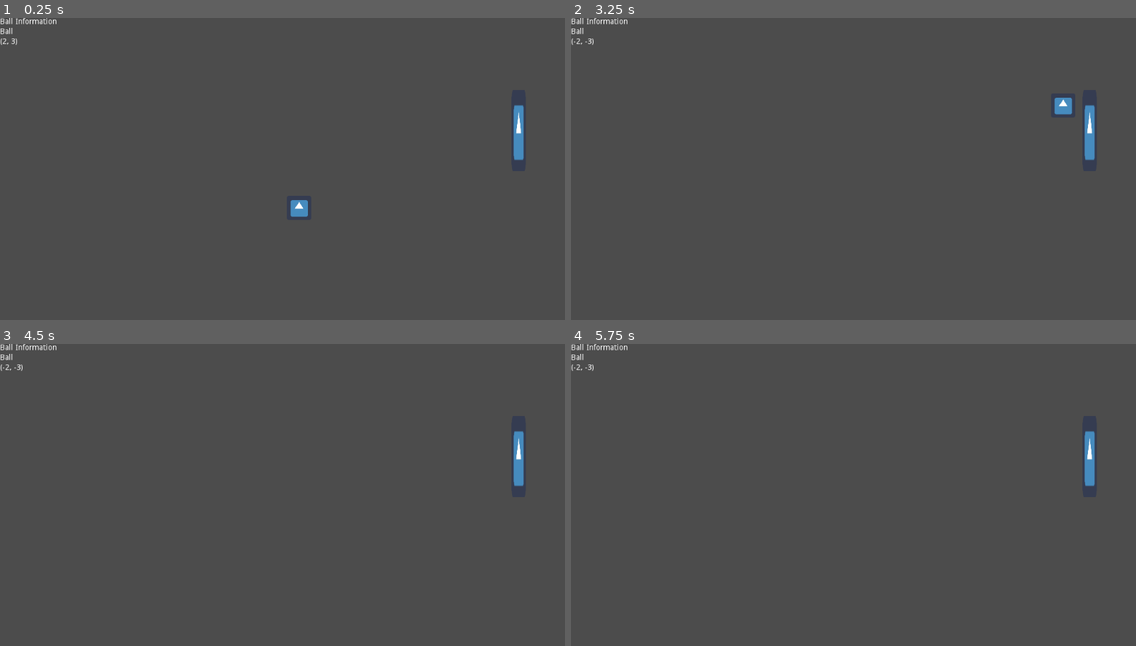
Above: before the commit, frames 1-4 (two rows, left to right).
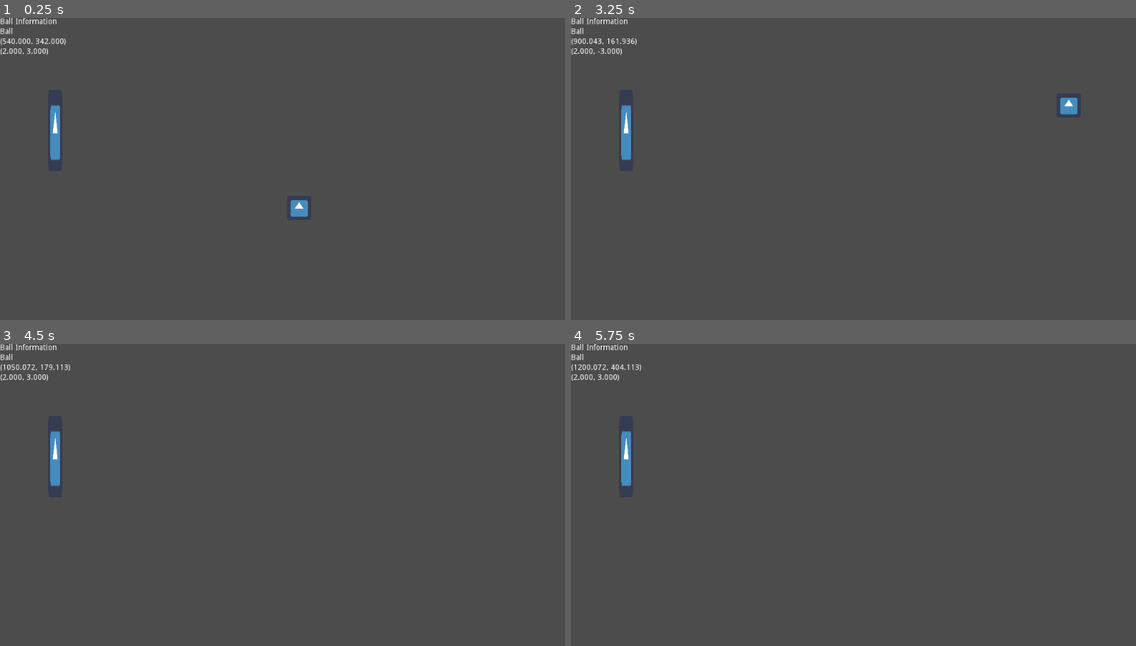
Above: after the commit, the same moments.

Repository: UoSGamesStudio/pong
Game: Godot game, scene res://main.tscn
The game is run twice, just before and just after one commit, with the same random seed, the same clock (stepped at 60 frames per second) and the same inputs. Before the commit the project starts from res://Scenes/main.tscn. The engine's default icon, where the game draws it, is replaced by a stand-in: a white triangle on a blue panel in a dark square.
Inputs:
- Up to frame 1 (0.25 s): no input
- Up to frame 2 (3.25 s): no input
- Up to frame 3 (4.5 s): no input
- Up to frame 4 (5.75 s): tap Enter at 5 s

The runs differ from the first frame. In frame 1, 0.9% of the frame differs, in the area x 0-93%, y 6-48%; in frame 2, 1.0%; in frame 3, 0.9%; in frame 4, 0.9%.

Commit message:
Added goal scoring; Better ball debugging

Diff:
--- a/Autoload/Debug/Ball/DbBall.tscn
+++ b/Autoload/Debug/Ball/DbBall.tscn
@@ -24,4 +24,8 @@
 margin_top = 18.0
 margin_bottom = 32.0
 
+[node name="Position" parent="C" instance=ExtResource( 1 )]
+
 [node name="Valocity" parent="C" instance=ExtResource( 1 )]
+margin_top = 54.0
+margin_bottom = 68.0
--- a/Autoload/Debug/Ball/db_ball.gd
+++ b/Autoload/Debug/Ball/db_ball.gd
@@ -2,19 +2,23 @@
 class_name DbBall
 
 onready var _name: DebugLog = $C/Name
+onready var _position: DebugLog = $C/Position
 onready var _velocity: DebugLog = $C/Valocity
 
-onready var _main: Main = get_node("/root/Main")
 var _ball: Ball
+
+const v2_format := "(%.3f, %.3f)"
 
 func set_ball(ball: Ball) -> void:
 	_ball = ball
 
-func _ready() -> void:
-	var main: Main = get_node("/root/Main")
-	set_ball(main._ball)
+func _process(delta: float) -> void:
+	if _ball == null:
+		return
 
-func _process(delta: float) -> void:
-	if _main._ball != null:
-		_name.set_info(_main._ball.name)
-		_velocity.set_info(str(_main._ball.velocity))
+	_name.set_info(_ball.name)
+	_position.set_info(_format_vector2(_ball.position))
+	_velocity.set_info(_format_vector2(_ball.velocity))
+
+func _format_vector2(v2: Vector2) -> String:
+	return v2_format % [v2.x, v2.y]
--- /dev/null
+++ b/Autoload/Debug/Ball/db_ball_manager.gd
@@ -0,0 +1,38 @@
+extends Node
+class_name DbBallManager
+"""
+class DbBallManager
+Responsible for DbBall nodes
+"""
+
+export(PackedScene) var scn_db_ball : PackedScene
+
+var _db_ball_instances := []
+var _main : Node
+
+func _ready() -> void:
+	SignalTower.connect("stage_loaded", self, "_on_stage_loaded")
+
+	_main = get_node("/root/Main")
+	# Should extend here with code to find nodes that aren't autoloads
+
+func _on_stage_loaded() -> void:
+	var db_ball_index := -1
+
+	for child in ExNode.get_all_children(get_tree().root):
+		if child is Ball:
+			db_ball_index += 1
+			var db_ball: DbBall
+			if db_ball_index >= _db_ball_instances.size():
+				db_ball = scn_db_ball.instance()
+				add_child(db_ball)
+				_db_ball_instances.append(db_ball)
+			else:
+				db_ball = _db_ball_instances[db_ball_index]
+
+			db_ball.set_ball(child)
+
+	# Remove redundant DbBall
+	for i in range(_db_ball_instances.size() - 1, db_ball_index, -1):
+		remove_child(_db_ball_instances[i])
+		_db_ball_instances.remove(i)
--- a/Autoload/Debug/Debug.tscn
+++ b/Autoload/Debug/Debug.tscn
@@ -1,14 +1,17 @@
-[gd_scene load_steps=2 format=2]
+[gd_scene load_steps=4 format=2]
 
 [ext_resource path="res://Autoload/Debug/Ball/DbBall.tscn" type="PackedScene" id=1]
+[ext_resource path="res://Autoload/Debug/debug.gd" type="Script" id=2]
+[ext_resource path="res://Autoload/Debug/Ball/db_ball_manager.gd" type="Script" id=3]
 
 [node name="Debug" type="Control"]
 anchor_right = 1.0
 anchor_bottom = 1.0
+script = ExtResource( 2 )
 __meta__ = {
 "_edit_use_anchors_": false
 }
 
-[node name="DbBall" parent="." instance=ExtResource( 1 )]
-margin_right = -895.0
-margin_bottom = -529.0
+[node name="DbBallManager" type="Node" parent="."]
+script = ExtResource( 3 )
+scn_db_ball = ExtResource( 1 )
--- /dev/null
+++ b/Autoload/Debug/debug.gd
@@ -0,0 +1,5 @@
+extends Control
+"""
+autoload Debug
+Prints debug information and provides useful functionality for debugging
+"""
--- /dev/null
+++ b/Autoload/signal_tower.gd
@@ -0,0 +1,8 @@
+extends Node
+"""
+autolaod SignalTower
+A Hub for major signals to get fired through
+Reserved for general signals only
+"""
+
+signal stage_loaded
--- /dev/null
+++ b/Ball/Ball.tscn
@@ -0,0 +1,26 @@
+[gd_scene load_steps=5 format=2]
+
+[ext_resource path="res://Scripts/ball.gd" type="Script" id=1]
+[ext_resource path="res://icon.png" type="Texture" id=2]
+[ext_resource path="res://Scripts/goal_scorer.gd" type="Script" id=3]
+
+[sub_resource type="CircleShape2D" id=1]
+radius = 28.0
+
+[node name="Ball" type="KinematicBody2D"]
+position = Vector2( 512, 300 )
+collision_layer = 12
+collision_mask = 4
+script = ExtResource( 1 )
+velocity = Vector2( 2, 3 )
+
+[node name="Sprite" type="Sprite" parent="."]
+scale = Vector2( 0.7, 0.7 )
+texture = ExtResource( 2 )
+
+[node name="CollisionShape2D" type="CollisionShape2D" parent="."]
+shape = SubResource( 1 )
+
+[node name="GoalScorer" type="Node" parent="."]
+script = ExtResource( 3 )
+points = 3
--- /dev/null
+++ b/Dev/DevStage001.tscn
@@ -0,0 +1,29 @@
+[gd_scene load_steps=4 format=2]
+
+[ext_resource path="res://Stage/Goal.tscn" type="PackedScene" id=2]
+[ext_resource path="res://Stage/Wall.tscn" type="PackedScene" id=3]
+[ext_resource path="res://Scripts/Stage/stage.gd" type="Script" id=5]
+
+[node name="DevStage001" type="Node2D"]
+script = ExtResource( 5 )
+
+[node name="Camera2D" type="Camera2D" parent="."]
+offset = Vector2( 512, 300 )
+current = true
+
+[node name="WallSouth" parent="." instance=ExtResource( 3 )]
+position = Vector2( 500, 580 )
+
+[node name="WallNorth" parent="." instance=ExtResource( 3 )]
+position = Vector2( 500, 0 )
+
+[node name="GoalArea" parent="." instance=ExtResource( 2 )]
+
+[node name="BallSpawnPosition" type="Node2D" parent="."]
+position = Vector2( 550.828, 271.445 )
+
+[node name="Node2D2" type="Node2D" parent="."]
+position = Vector2( 439.71, 250.809 )
+
+[node name="Node2D3" type="Node2D" parent="."]
+position = Vector2( 463.521, 246.047 )
--- a/Stage/Paddle/paddle_controller.tscn
+++ b/Paddle/paddle_controller.tscn
@@ -13,7 +13,6 @@
 extents = Vector2( 15, 75 )
 
 [node name="PaddleController" type="KinematicBody2D"]
-position = Vector2( 940, 204.863 )
 script = ExtResource( 1 )
 
 [node name="Sprite" type="Sprite" parent="."]
@@ -40,4 +39,5 @@
 [node name="Timer" type="Timer" parent="Dash"]
 wait_time = 0.001
 one_shot = true
+
 [connection signal="timeout" from="Dash/Timer" to="Dash" method="_on_Timer_timeout"]
--- a/Scenes/main.tscn
+++ /dev/null
@@ -1,38 +0,0 @@
-[gd_scene load_steps=7 format=2]
-
-[ext_resource path="res://Stage/Paddle/paddle_controller.tscn" type="PackedScene" id=1]
-[ext_resource path="res://icon.png" type="Texture" id=2]
-[ext_resource path="res://Scripts/ball.gd" type="Script" id=3]
-[ext_resource path="res://Stage/Wall.tscn" type="PackedScene" id=4]
-[ext_resource path="res://Scripts/main.gd" type="Script" id=5]
-
-[sub_resource type="CircleShape2D" id=1]
-radius = 28.0
-
-[node name="Main" type="Node"]
-script = ExtResource( 5 )
-
-[node name="Camera2D" type="Camera2D" parent="."]
-offset = Vector2( 512, 300 )
-current = true
-
-[node name="PaddleController" parent="." instance=ExtResource( 1 )]
-acceleration = 7.185
-deceleration_multiplier = 2.408
-
-[node name="Ball" type="KinematicBody2D" parent="."]
-position = Vector2( 512, 300 )
-collision_layer = 4
-collision_mask = 4
-script = ExtResource( 3 )
-velocity = Vector2( 2, 3 )
-
-[node name="Sprite" type="Sprite" parent="Ball"]
-scale = Vector2( 0.7, 0.7 )
-texture = ExtResource( 2 )
-
-[node name="CollisionShape2D" type="CollisionShape2D" parent="Ball"]
-shape = SubResource( 1 )
-
-[node name="WallSouth" parent="." instance=ExtResource( 4 )]
-position = Vector2( 500, 580 )
--- a/Scripts/Paddle/paddle.gd
+++ b/Scripts/Paddle/paddle.gd
@@ -5,40 +5,37 @@
 export(float, 0.0, 10.0) var acceleration: float = 2
 export(float, 0.1, 5.0) var deceleration_multiplier := 2.0
 
-onready var ball_reactor: PaddleBallReactor = $BallCollider
-onready var input: InputNode = $Input
+onready var _ball_reactor: PaddleBallReactor = $BallCollider
+onready var _input: InputNode = $Input
 
-var velocity := Vector2()
+var _velocity := Vector2()
 
 func set_input(input: String) -> void:
-	self.input.keyboard_input_index = input
-
-func _ready() -> void:
-	pass
+	_input.keyboard_input_index = input
 
 func _process(delta: float) -> void:
-	var c := input.get_control()
+	var c := _input.get_control()
 
-	var old_vel := velocity
+	var old_vel := _velocity
 
 	# We are decelerating
 	if c == Vector2():
-		c = -velocity.normalized() * deceleration_multiplier
+		c = -_velocity.normalized() * deceleration_multiplier
 
-		velocity += c * acceleration * delta
+		_velocity += c * acceleration * delta
 
 		# If this is the case, that means we have overshot durine
-		if sign(old_vel.x) != sign(velocity.x) && sign(old_vel.y) != sign(velocity.y):
-			velocity = Vector2()
+		if sign(old_vel.x) != sign(_velocity.x) && sign(old_vel.y) != sign(_velocity.y):
+			_velocity = Vector2()
 	else:
-		velocity += c * acceleration * delta
+		_velocity += c * acceleration * delta
 
 
-	velocity.x = clamp(velocity.x, -speed, speed)
-	velocity.y = clamp(velocity.y, -speed, speed)
+	_velocity.x = clamp(_velocity.x, -speed, speed)
+	_velocity.y = clamp(_velocity.y, -speed, speed)
 
-	var collision := move_and_collide(velocity)
+	var collision := move_and_collide(_velocity)
 	if collision:
-		velocity = Vector2()
+		_velocity = Vector2()
 
-	ball_reactor.velocity = velocity
+	_ball_reactor.velocity = _velocity
--- a/Scripts/Paddle/paddle_ball_reactor.gd
+++ b/Scripts/Paddle/paddle_ball_reactor.gd
@@ -3,5 +3,5 @@
 
 var velocity := Vector2()
 
-func on_ball_collision(velocity: Vector2, normal: Vector2) -> Vector2:
-	return .on_ball_collision(velocity, normal) + self.velocity
+func on_ball_collision(vel: Vector2, normal: Vector2) -> Vector2:
+	return .on_ball_collision(vel, normal) + velocity
--- /dev/null
+++ b/Scripts/Stage/stage.gd
@@ -0,0 +1,33 @@
+extends Node2D
+class_name Stage
+"""
+class Stage
+The arena in which the games take place.
+Stage scenes should only contain:
+- Ball and Player spawn points
+- the walls
+- the goals
+- the camera
+- anything visual pertaining to the above
+"""
+
+signal stage_loaded
+
+export(NodePath) var _ball_spawn_path : NodePath
+
+var _ball_spawn: Node2D
+
+func get_ball_spawn_positon() -> Node2D:
+	return _ball_spawn
+
+func _ready():
+	_ball_spawn = get_node(_ball_spawn_path)
+
+	for child in get_children():
+		if child is GoalArea:
+			child.connect("goal_scored", self, "_on_goal_scored")
+
+	emit_signal("stage_loaded")
+
+func _on_goal_scored(goal_scorer: GoalScorer, goal_area: GoalArea) -> void:
+	print("GOAAAAAAAAAAL")
--- a/Scripts/ball.gd
+++ b/Scripts/ball.gd
@@ -2,6 +2,10 @@
 class_name Ball
 
 export var velocity := Vector2(2.0, 0.0)
+onready var goal_scorer: GoalScorer = $GoalScorer
+
+func get_goal_scorer() -> GoalScorer:
+	return goal_scorer
 
 # Called every frame. 'delta' is the elapsed time since the previous frame.
 func _process(delta):
--- /dev/null
+++ b/Scripts/goal_area.gd
@@ -0,0 +1,8 @@
+extends Area2D
+class_name GoalArea
+
+signal goal_scored(goal_scorer, goal_area)
+
+func _on_GoalArea_body_entered(body: Node) -> void:
+	if body.has_method("get_goal_scorer"):
+		emit_signal("goal_scored", body.get_goal_scorer(), self)
--- a/Scenes/wall.gd
+++ b/Scripts/goal_scorer.gd
@@ -1,8 +1,12 @@
-extends StaticBody2D
-class_name Wall
+extends Node
+class_name GoalScorer
 
-export var bounciness : float = 1.0
+export var points := 1
 
+
+# Declare member variables here. Examples:
+# var a = 2
+# var b = "text"
 
 
 # Called when the node enters the scene tree for the first time.
--- a/Scripts/main.gd
+++ b/Scripts/main.gd
@@ -1,19 +1,19 @@
 extends Node
 class_name Main
+"""
+class Main
+Manages the lifetime of the game.
+Responsible for loading and unloading stages, the players and the ball.
+"""
+
+func _ready():
+	SignalTower.emit_signal("stage_loaded")
 
 
-onready var _ball: Ball = $Ball
+func _commence_game() -> void:
+	# First, we load the stage
 
-# Declare member variables here. Examples:
-# var a = 2
-# var b = "text"
+	# Next, we load the players
 
-
-# Called when the node enters the scene tree for the first time.
-func _ready():
-	pass # Replace with function body.
-
-
-# Called every frame. 'delta' is the elapsed time since the previous frame.
-#func _process(delta):
-#	pass
+	# Finally we load the ball
+	pass
--- /dev/null
+++ b/Scripts/node_helper.gd
@@ -0,0 +1,12 @@
+class_name ExNode
+
+static func get_all_children(node: Node) -> Array:
+	if node.get_child_count() == 0:
+		return []
+
+	var children := []
+	for child in node.get_children():
+		children.append(child)
+		children.append_array(get_all_children(child))
+
+	return children
--- /dev/null
+++ b/Stage/Goal.tscn
@@ -0,0 +1,17 @@
+[gd_scene load_steps=3 format=2]
+
+[ext_resource path="res://Scripts/goal_area.gd" type="Script" id=1]
+
+[sub_resource type="RectangleShape2D" id=1]
+extents = Vector2( 50, 300 )
+
+[node name="Area2D" type="Area2D"]
+position = Vector2( 1080, 290 )
+collision_layer = 0
+collision_mask = 8
+script = ExtResource( 1 )
+
+[node name="CollisionShape2D" type="CollisionShape2D" parent="."]
+shape = SubResource( 1 )
+
+[connection signal="body_entered" from="." to="." method="_on_GoalArea_body_entered"]
--- /dev/null
+++ b/main.tscn
@@ -0,0 +1,18 @@
+[gd_scene load_steps=5 format=2]
+
+[ext_resource path="res://Ball/Ball.tscn" type="PackedScene" id=1]
+[ext_resource path="res://Scripts/main.gd" type="Script" id=2]
+[ext_resource path="res://Dev/DevStage001.tscn" type="PackedScene" id=3]
+[ext_resource path="res://Paddle/paddle_controller.tscn" type="PackedScene" id=5]
+
+[node name="Main" type="Node"]
+script = ExtResource( 2 )
+
+[node name="PaddleController" parent="." instance=ExtResource( 5 )]
+position = Vector2( 100, 204.863 )
+acceleration = 7.185
+deceleration_multiplier = 2.408
+
+[node name="Ball" parent="." instance=ExtResource( 1 )]
+
+[node name="DevStage001" parent="." instance=ExtResource( 3 )]
--- a/project.godot
+++ b/project.godot
@@ -29,12 +29,32 @@
 "language": "GDScript",
 "path": "res://Autoload/Debug/Ball/db_ball.gd"
 }, {
+"base": "Node",
+"class": "DbBallManager",
+"language": "GDScript",
+"path": "res://Autoload/Debug/Ball/db_ball_manager.gd"
+}, {
 "base": "Label",
 "class": "DebugLog",
 "language": "GDScript",
 "path": "res://Autoload/Debug/log.gd"
 }, {
 "base": "Reference",
+"class": "ExNode",
+"language": "GDScript",
+"path": "res://Scripts/node_helper.gd"
+}, {
+"base": "Area2D",
+"class": "GoalArea",
+"language": "GDScript",
+"path": "res://Scripts/goal_area.gd"
+}, {
+"base": "Node",
+"class": "GoalScorer",
+"language": "GDScript",
+"path": "res://Scripts/goal_scorer.gd"
+}, {
+"base": "Reference",
 "class": "IButton",
 "language": "GDScript",
 "path": "res://Scripts/Input/i_button.gd"
@@ -59,6 +79,11 @@
 "language": "GDScript",
 "path": "res://Scripts/Paddle/paddle_ball_reactor.gd"
 }, {
+"base": "Node2D",
+"class": "Stage",
+"language": "GDScript",
+"path": "res://Scripts/Stage/stage.gd"
+}, {
 "base": "Node",
 "class": "State",
 "language": "GDScript",
@@ -68,36 +93,36 @@
 "class": "TwoPlayerInput",
 "language": "GDScript",
 "path": "res://Scripts/Input/two_player_input.gd"
-}, {
-"base": "StaticBody2D",
-"class": "Wall",
-"language": "GDScript",
-"path": "res://Scenes/wall.gd"
 } ]
 _global_script_class_icons={
 "Ball": "",
 "BallReaction": "",
 "BallReactor": "",
 "DbBall": "",
+"DbBallManager": "",
 "DebugLog": "",
+"ExNode": "",
+"GoalArea": "",
+"GoalScorer": "",
 "IButton": "",
 "InputNode": "",
 "Main": "",
 "Paddle": "",
 "PaddleBallReactor": "",
+"Stage": "",
 "State": "",
-"TwoPlayerInput": "",
-"Wall": ""
+"TwoPlayerInput": ""
 }
 
 [application]
 
 config/name="Pong"
-run/main_scene="res://Scenes/main.tscn"
+run/main_scene="res://main.tscn"
 config/icon="res://icon.png"
 
 [autoload]
 
+SignalTower="*res://Autoload/signal_tower.gd"
 Debug="*res://Autoload/Debug/Debug.tscn"
 
 [editor]
@@ -126,12 +151,12 @@
 "events": [ Object(InputEventKey,"resource_local_to_scene":false,"resource_name":"","device":0,"alt":false,"shift":false,"control":false,"meta":false,"command":false,"pressed":false,"scancode":68,"unicode":0,"echo":false,"script":null)
  ]
 }
-1_dash={
+1_kb_dash={
 "deadzone": 0.5,
 "events": [ Object(InputEventKey,"resource_local_to_scene":false,"resource_name":"","device":0,"alt":false,"shift":false,"control":false,"meta":false,"command":false,"pressed":false,"scancode":71,"unicode":0,"echo":false,"script":null)
  ]
 }
-1_attack={
+1_kb_attack={
 "deadzone": 0.5,
 "events": [ Object(InputEventKey,"resource_local_to_scene":false,"resource_name":"","device":0,"alt":false,"shift":false,"control":false,"meta":false,"command":false,"pressed":false,"scancode":72,"unicode":0,"echo":false,"script":null)
  ]
@@ -156,12 +181,12 @@
 "events": [ Object(InputEventKey,"resource_local_to_scene":false,"resource_name":"","device":0,"alt":false,"shift":false,"control":false,"meta":false,"command":false,"pressed":false,"scancode":16777233,"unicode":0,"echo":false,"script":null)
  ]
 }
-2_dash={
+2_kb_dash={
 "deadzone": 0.5,
 "events": [ Object(InputEventKey,"resource_local_to_scene":false,"resource_name":"","device":0,"alt":false,"shift":false,"control":false,"meta":false,"command":false,"pressed":false,"scancode":44,"unicode":0,"echo":false,"script":null)
  ]
 }
-2_attack={
+2_kb_attack={
 "deadzone": 0.5,
 "events": [ Object(InputEventKey,"resource_local_to_scene":false,"resource_name":"","device":0,"alt":false,"shift":false,"control":false,"meta":false,"command":false,"pressed":false,"scancode":46,"unicode":0,"echo":false,"script":null)
  ]
@@ -171,6 +196,7 @@
 
 2d_physics/layer_1="Default"
 2d_physics/layer_3="Ball"
+2d_physics/layer_4="GoalScorer"
 
 [rendering]
 
